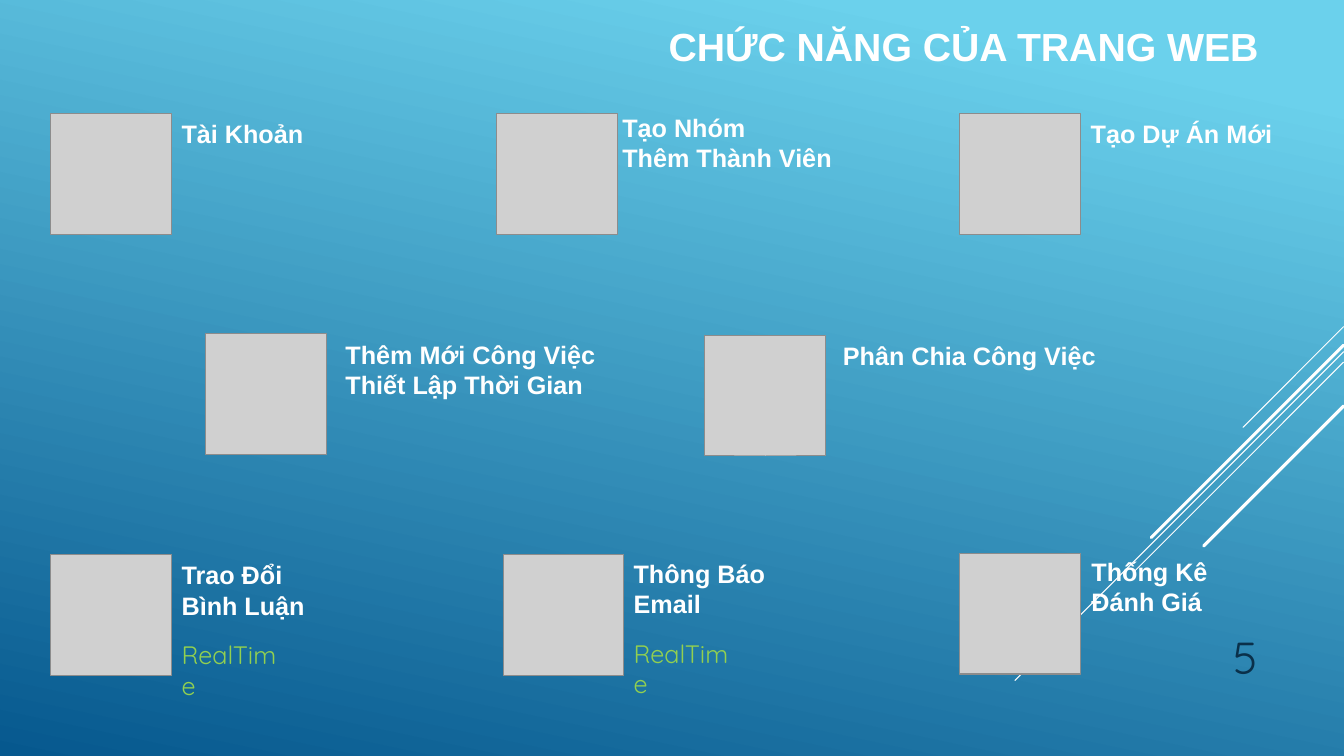
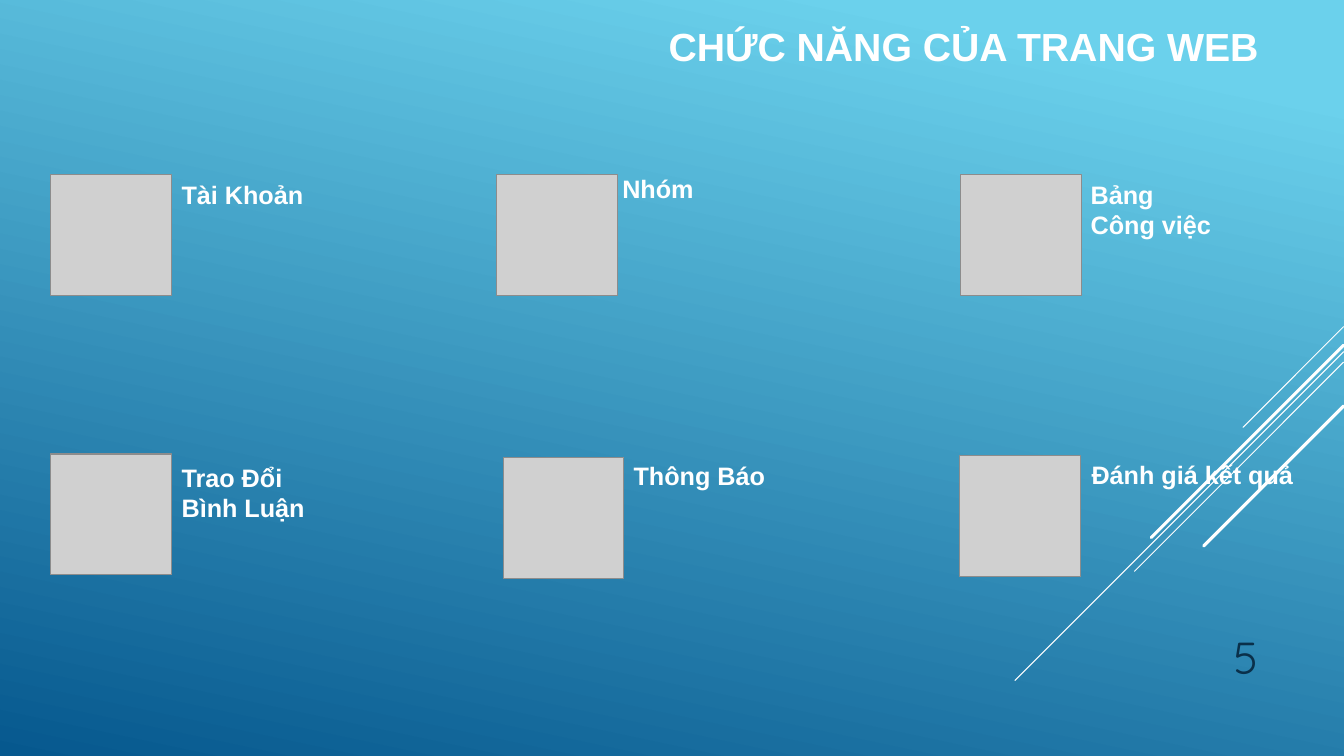
Before and after one commit to quangdat99/btl, a slide deck: slide 5 of Slide.pptx. Drawn at 1344x756 pixels with LibreOffice and Linux fonts; fonts in the diff are those of the drawing; grey boxes stand for pictures. Boxes give left, top, right and bottom in pixels: in the first picture for what was removed or moved away, otherwise in the second. Text is boxed around its words. In the diff, an @@ line names an element or a change of style, - is before the commit and + after.

```diff
--- a/Slide.pptx
+++ b/Slide.pptx
@@ 3 pictures, 1 text: place and size @@
-3 pictures, 1 text at bbox=[50, 113, 1081, 235]
+3 pictures, 1 text at bbox=[50, 174, 1082, 295]
@@ text at bbox=[622, 179, 693, 198]: text changed @@
-Tạo Nhóm
-Thêm Thành Viên
+Nhóm
@@ text at bbox=[1091, 185, 1211, 240]: text changed @@
-Tạo Dự Án Mới
+Bảng
+Công việc
@@ picture removed at bbox=[206, 334, 327, 455] @@
@@ text removed at bbox=[345, 345, 595, 400] @@
-Thêm Mới Công Việc
-Thiết Lập Thời Gian
@@ picture removed at bbox=[705, 335, 826, 456] @@
@@ text removed at bbox=[843, 346, 1095, 370] @@
-Phân Chia Công Việc
@@ picture: place and size @@
-picture at bbox=[50, 555, 171, 676]
+picture at bbox=[50, 454, 171, 575]
@@ text "Trao Đổi": place and size @@
-text "Trao Đổi" at bbox=[182, 564, 304, 620]
+text "Trao Đổi" at bbox=[182, 467, 304, 522]
@@ picture: place and size @@
-picture at bbox=[503, 555, 624, 676]
+picture at bbox=[503, 458, 624, 579]
@@ text "Thông Báo": place and size @@
-text "Thông Báo" at bbox=[634, 564, 765, 614]
+text "Thông Báo" at bbox=[634, 466, 765, 491]
@@ picture: place and size @@
-picture at bbox=[960, 554, 1081, 675]
+picture at bbox=[960, 456, 1081, 577]
@@ text at bbox=[1092, 463, 1293, 489]: text changed @@
-Thống Kê
-Đánh Giá
+Đánh giá kết quả
@@ text at bbox=[634, 594, 701, 614]: paragraph removed @@
-Email
@@ text removed at bbox=[171, 635, 293, 676] @@
-RealTime
@@ text removed at bbox=[624, 633, 746, 674] @@
-RealTime
```
Also in this commit, not shown: 2 other slides changed, 7 slides added, 2 slides removed, 10 other files.
